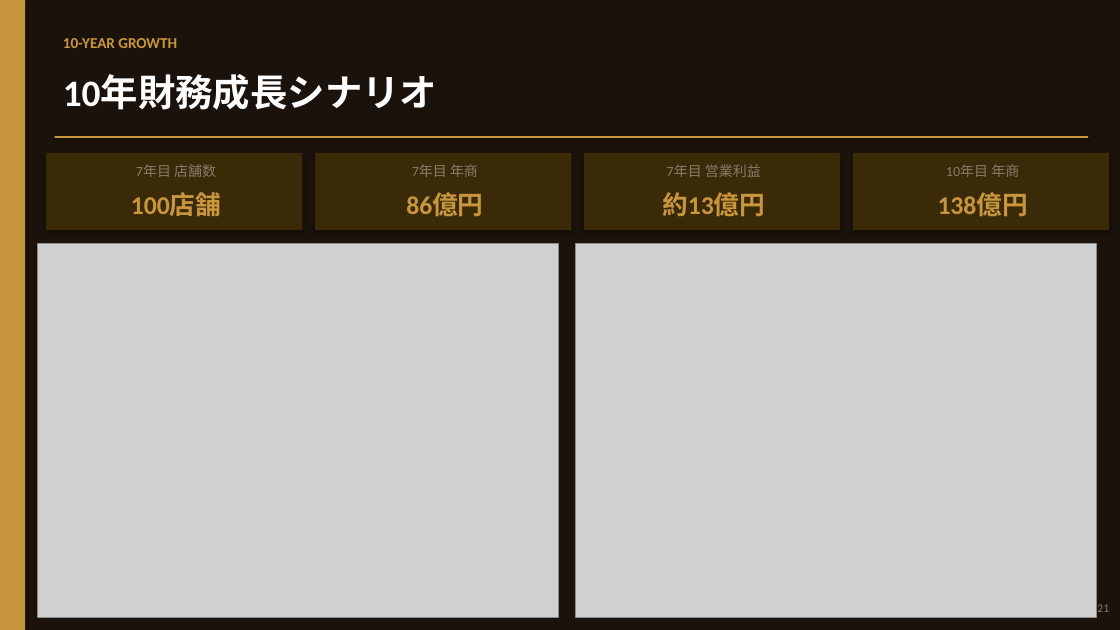
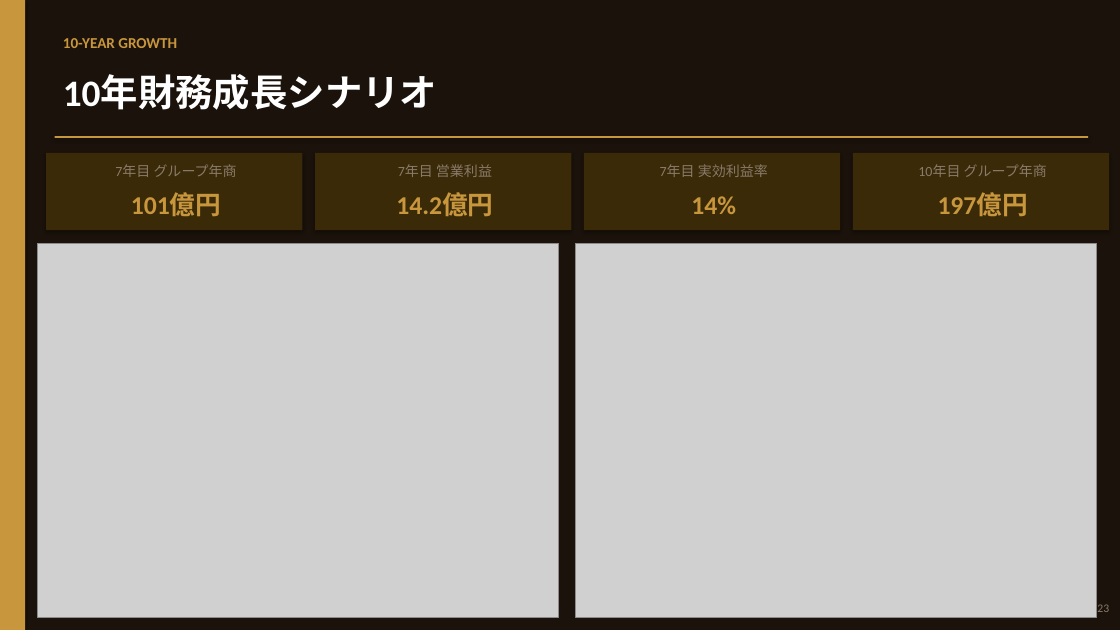
Before and after one commit to hunkotusaisinryo-lab/test-repo, a slide deck: slide 20 of reports/肉酒場然_事業計画書_20260605.pptx (slide 18 before the commit). Drawn at 1120x630 pixels with LibreOffice and Linux fonts; fonts in the diff are those of the drawing; grey boxes stand for pictures. Boxes give left, top, right and bottom in pixels: in the first picture for what was removed or moved away, otherwise in the second. Text is boxed around its words. In the diff, an @@ line names an element or a change of style, - is before the commit and + after.

```diff
--- a/reports/肉酒場然_事業計画書_20260605.pptx
+++ b/reports/肉酒場然_事業計画書_20260605.pptx
@@ text at box(115, 164, 237, 177): text changed @@
-7年目 店舗数
+7年目 グループ年商
@@ text at box(398, 164, 492, 177): text changed @@
-7年目 年商
+7年目 営業利益
@@ text at box(660, 164, 768, 177): text changed @@
-7年目 営業利益
+7年目 実効利益率
@@ text at box(918, 164, 1047, 177): text changed @@
-10年目 年商
+10年目 グループ年商
@@ text at box(131, 193, 221, 216): text changed @@
-100店舗
+101億円
@@ text at box(396, 193, 493, 216): text changed @@
-86億円
+14.2億円
@@ text at box(691, 196, 736, 214): text changed @@
-約13億円
+14%
@@ text at box(938, 193, 1028, 216): text changed @@
-138億円
+197億円
@@ text at box(1097, 604, 1109, 612): text changed @@
-19 / 21
+20 / 23
```
Also in this commit, not shown: 20 other slides changed, 2 slides added, 1 other file.
